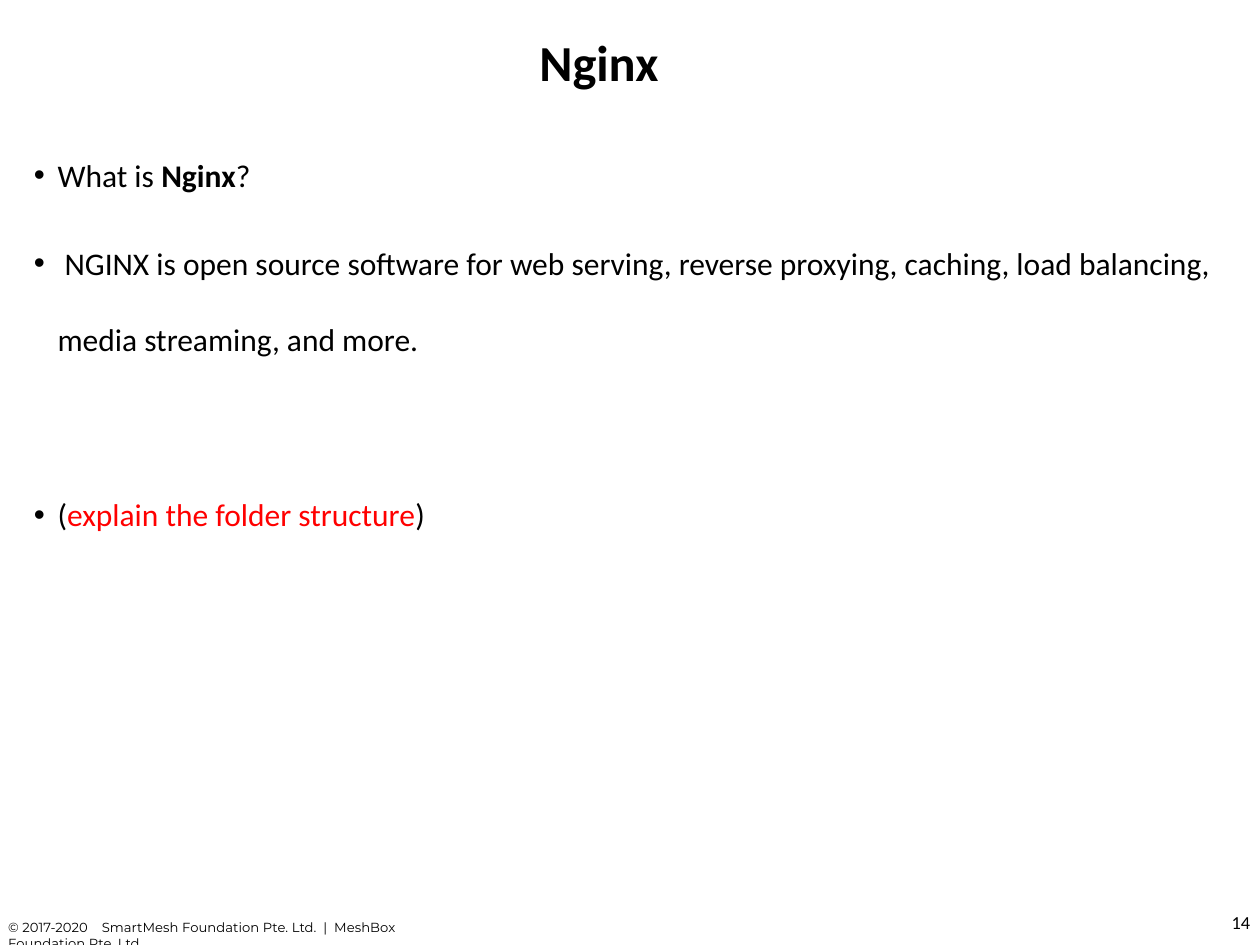
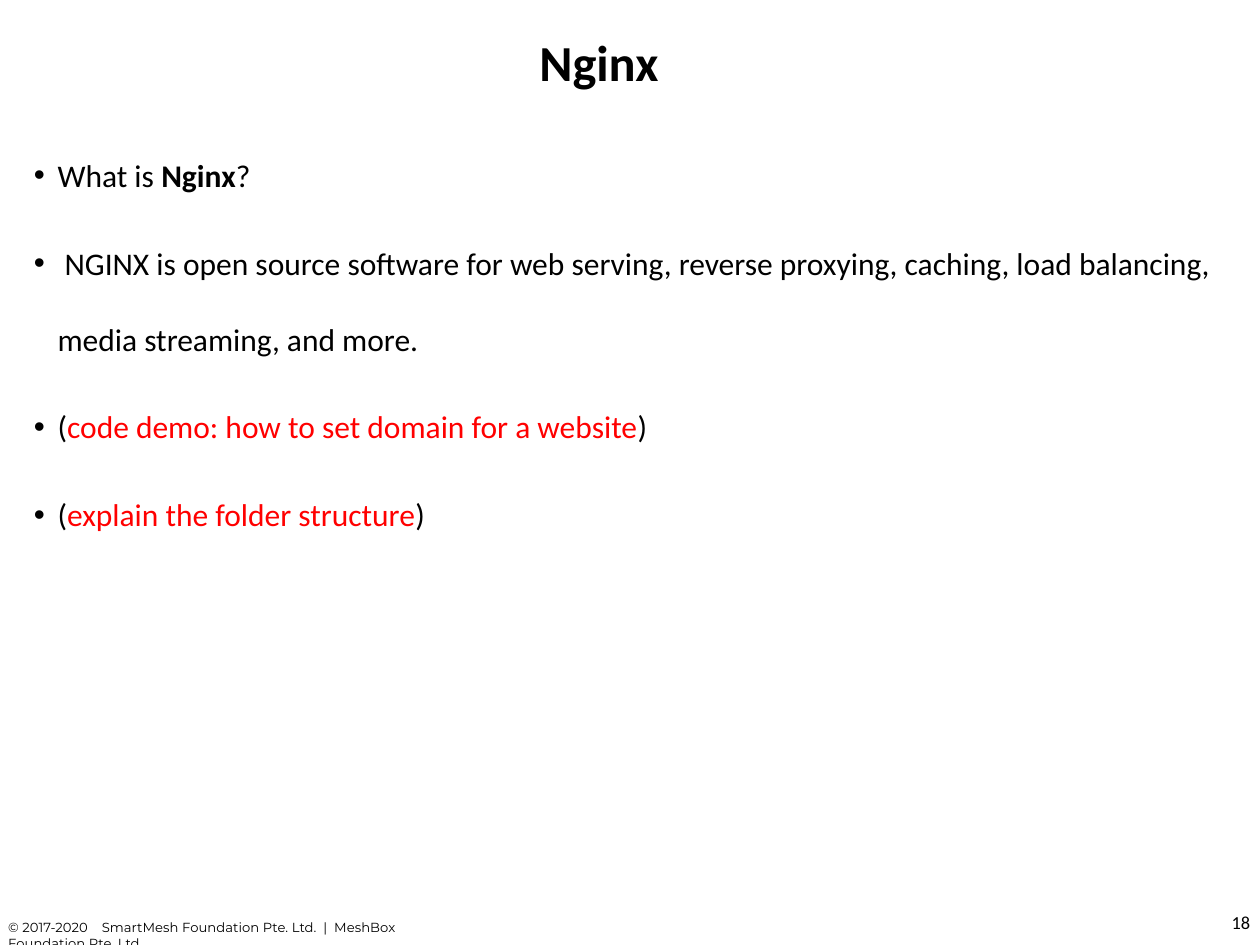
Before and after one commit to chuacw/SGUS-Slides, a slide deck: slide 18 of BCI - Batch2 - Day12 - Webpack http server and production.pptx (slide 14 before the commit). Drawn at 1260x945 pixels with LibreOffice and Linux fonts; fonts in the diff are those of the drawing. Boxes give left, top, right and bottom in pixels: in the first picture for what was removed or moved away, otherwise in the second. Text is boxed around its words. In the diff, an @@ line names an element or a change of style, - is before the commit and + after.

```diff
--- a/BCI - Batch2 - Day12 - Webpack http server and production.pptx
+++ b/BCI - Batch2 - Day12 - Webpack http server and production.pptx
@@ text at box(58, 415, 647, 442): paragraph added @@
+• (code demo: how to set domain for a website)
@@ page number at box(1232, 916, 1251, 929): text changed @@
-14
+18
```
Also in this commit, not shown: 4 other slides changed, 4 slides added, 7 other files.
